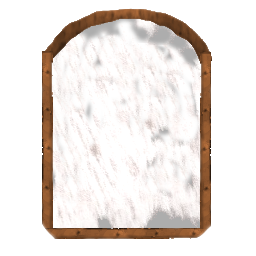
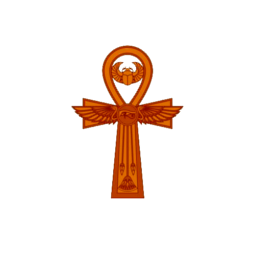
Comparing the layer stacks of the two 256 × 256 images. Changes:
removed layer "Layer #11" over bbox(42, 8, 212, 239)
hid "Layer #8", painted on it over bbox(42, 11, 205, 229)
showed "Layer #5" over bbox(70, 45, 184, 199)
